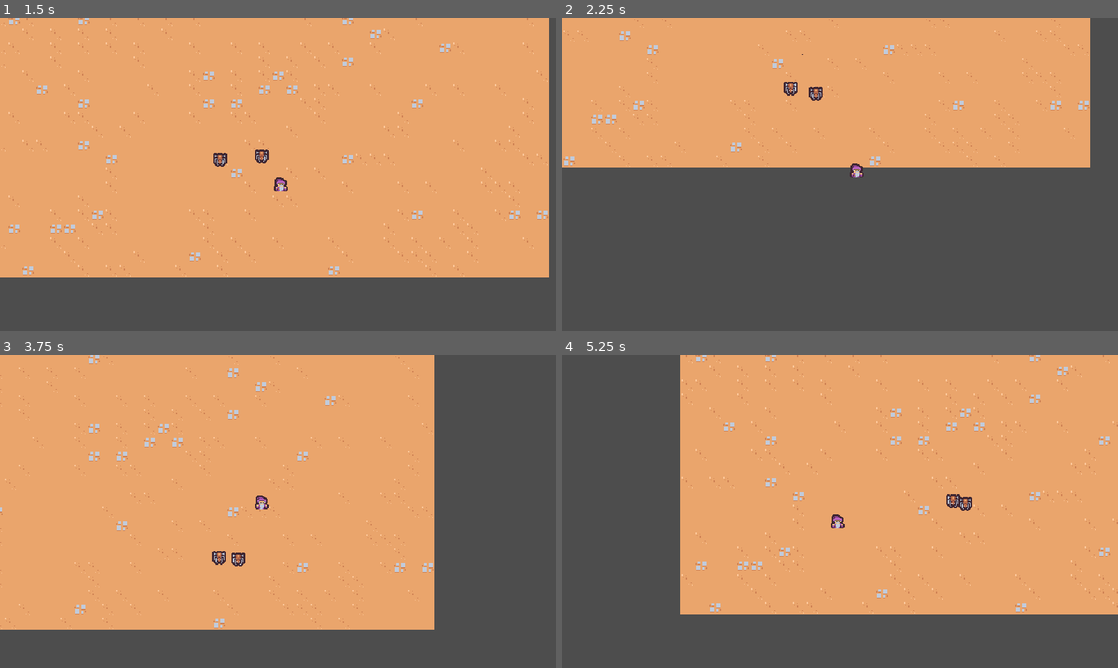
Above: before the commit, frames 1-4 (two rows, left to right).
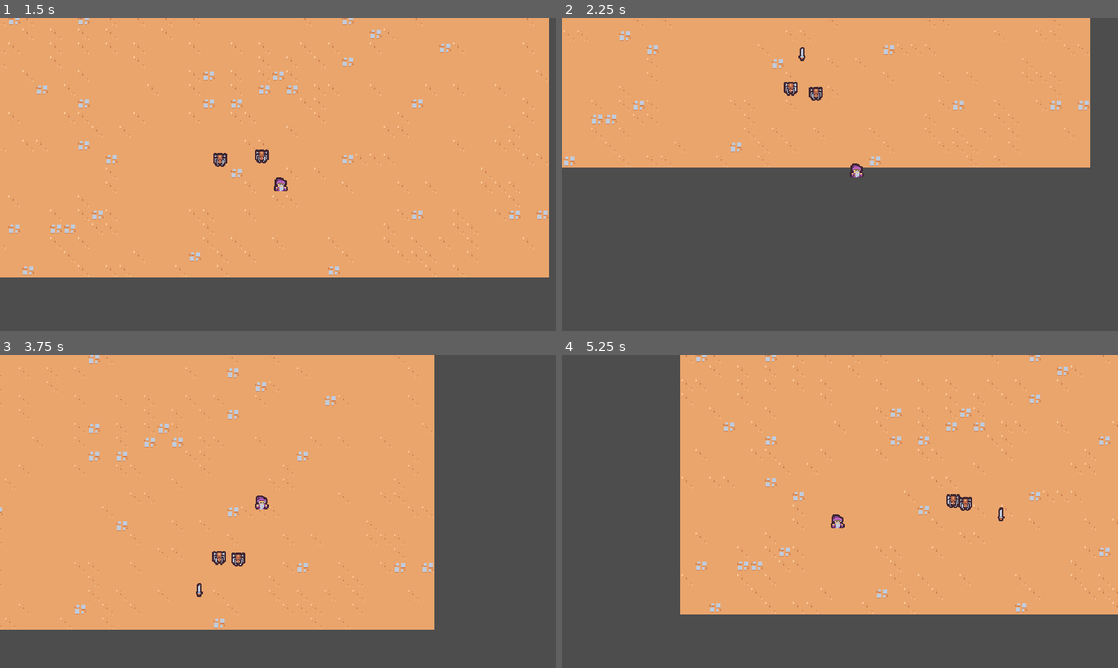
Above: after the commit, the same moments.

Repository: RdotSilva/Godot-2D-Survivor
Game: Godot game, scene res://scenes/main/main.tscn
Two runs of this game, one before a commit and one after it. Both use one fixed random seed, a clock stepped at 60 frames per second and the inputs below.
Inputs:
- Up to frame 1 (1.5 s): hold D (move_right) 0.53-1.28 s; hold S (move_down) from 1.28 s (still down)
- Up to frame 2 (2.25 s): release S (move_down) at 2.03 s; hold D (move_right) from 2.03 s (still down)
- Up to frame 3 (3.75 s): release D (move_right) at 2.78 s; hold W (move_up) 2.78-3.53 s; hold A (move_left) from 3.53 s (still down)
- Up to frame 4 (5.25 s): release A (move_left) at 5.03 s; hold S (move_down) from 5.03 s (still down)

Frame 1 is identical in both runs. In frame 2, less than 0.1% of the frame differs, in the area x 42-44%, y 9-14%; in frame 3, less than 0.1%, in the area x 35-37%, y 72-78%; in frame 4, less than 0.1%.

Commit message:
Add clone for sword

Diff:
--- a/scenes/ability/sword_ability/sword_ability.tscn
+++ b/scenes/ability/sword_ability/sword_ability.tscn
@@ -80,3 +80,6 @@
 scale = Vector2(1e-05, 1e-05)
 texture = ExtResource("1_kd2pd")
 offset = Vector2(0, -4)
+
+[node name="Sprite2D2" type="Sprite2D" parent="."]
+texture = ExtResource("1_kd2pd")
